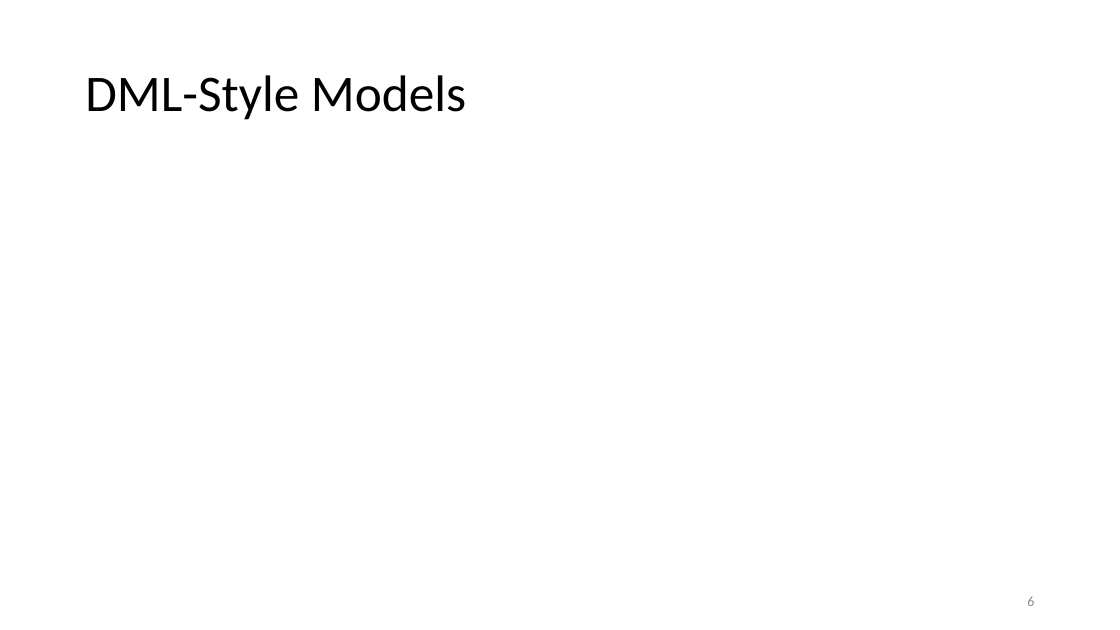
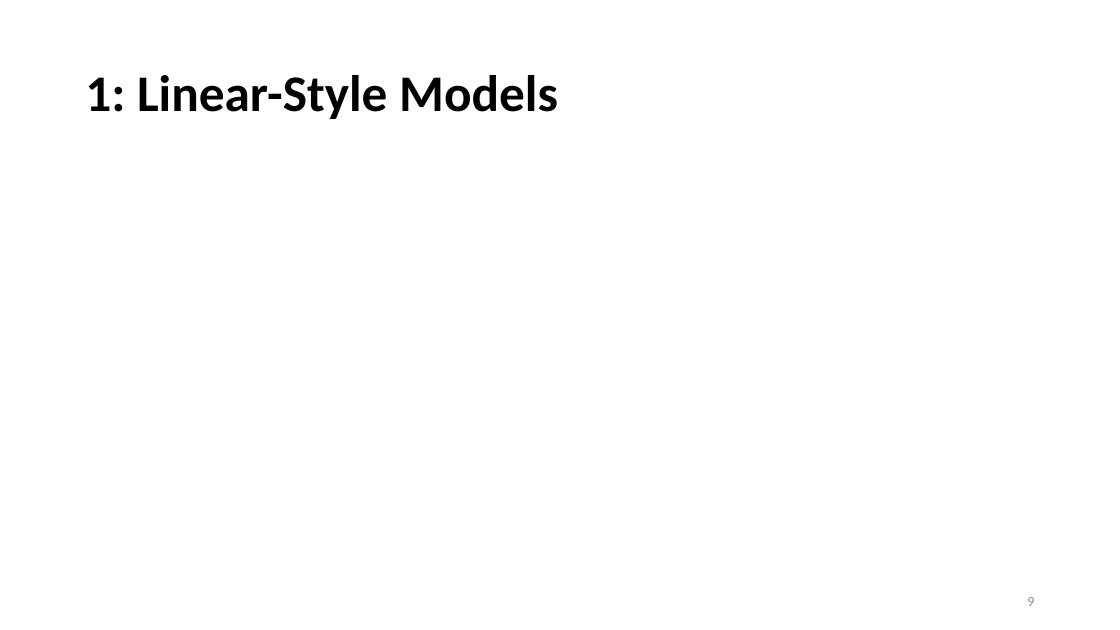
Before and after one commit to shoepaladin/causalinference_crashcourse, a slide deck: slide 9 of Powerpoints/5 HTE Models (shortened).pptx (slide 6 before the commit). Drawn at 1120x630 pixels with LibreOffice and Linux fonts; fonts in the diff are those of the drawing; grey boxes stand for pictures. Boxes give left, top, right and bottom in pixels: in the first picture for what was removed or moved away, otherwise in the second. Text is boxed around its words. In the diff, an @@ line names an element or a change of style, - is before the commit and + after.

Commit message:
SC support and other
Working on supporting synthetic control, creating additional examples for ML vs causal models, and trimming.

```diff
--- a/Powerpoints/5 HTE Models (shortened).pptx
+++ b/Powerpoints/5 HTE Models (shortened).pptx
@@ title at (85, 75, 558, 119): text changed; bold on @@
-DML-Style Models
+1: Linear-Style Models
@@ page number at (1027, 597, 1034, 606): text changed @@
-6
+9
```
Also in this commit, not shown: 11 other slides changed, 4 slides added, 1 slide removed, 5 other files.
